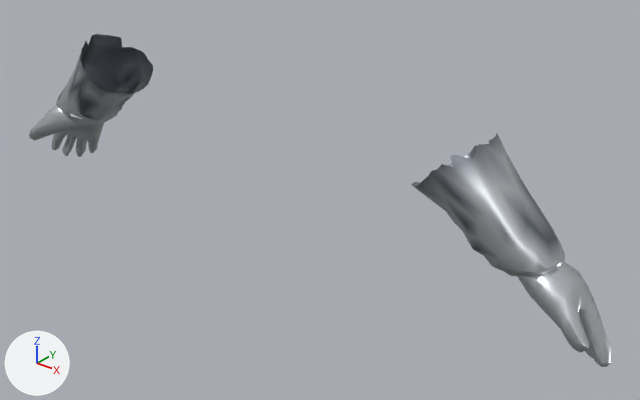
What one commit did to the glTF model assets_src/armor/aydor_1/heavy_a_hands.glb.
The view is the same before and after, from a 50 mm camera at (0.947, -0.974, 1.583) aimed at (0.091, 0.095, 0.92). Every picture has the same lights, and +X, +Y and +Z are marked at lower left. The older version comes first. Vertices at exactly the same position are counted once.

The first picture shows 'heavy_a_hands'.
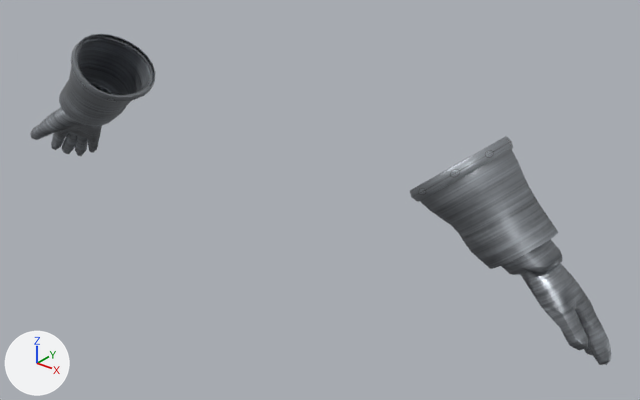
Patch to the scene script:
```diff
--- a/assets_src/armor/aydor_1/heavy_a_hands.glb.py
+++ b/assets_src/armor/aydor_1/heavy_a_hands.glb.py
@@ img_steel_c_png @@
+img_steel_c_png = load_image('steel_c.png', '../textures/steel_c.png', 256, 256, 'sRGB')
@@ img_steel_orm_png @@
+img_steel_orm_png = load_image('steel_orm.png', '../textures/steel_orm.png', 256, 256, 'Non-Color')
@@ img_steel_n_png @@
+img_steel_n_png = load_image('steel_n.png', '../textures/steel_n.png', 256, 256, 'Non-Color')
@@ img_trim_orm_png @@
+img_trim_orm_png = load_image('trim_orm.png', '../textures/trim_orm.png', 128, 64, 'Non-Color')
@@ img_trim_c_png @@
+img_trim_c_png = load_image('trim_c.png', '../textures/trim_c.png', 128, 64, 'sRGB')
@@ img_trim_n_png @@
+img_trim_n_png = load_image('trim_n.png', '../textures/trim_n.png', 128, 64, 'Non-Color')
@@ mat_steel @@
+mat_steel = bpy.data.materials.new('steel')
+# uses the picture img_steel_c_png
+# uses the picture img_steel_n_png
+# uses the picture img_steel_orm_png
@@ mat_trim @@
+mat_trim = bpy.data.materials.new('trim')
+# uses the picture img_trim_c_png
+# uses the picture img_trim_n_png
+# uses the picture img_trim_orm_png
@@ me_heavy_a_hands @@
 # used by ob_heavy_a_hands; location = (0.0, 0.0, 0.0)
-me_heavy_a_hands.from_pydata(...)  # 691 vertices, 1299 faces; spans x -0.633..0.629, y -0.019..0.128, z 0.816..1.132
-me_heavy_a_hands.materials.append(mat_metal)
+me_heavy_a_hands.from_pydata(...)  # 1449 vertices, 2648 faces; spans x -0.63..0.629, y -0.03..0.139, z 0.819..1.129
+# me_heavy_a_hands part 1: the loose piece of 348 vertices spanning x -0.633..-0.318, y -0.019..0.128, z 0.816..1.132 is rebuilt with 288 vertices and now spans x -0.528..-0.323, y -0.025..0.133, z 0.939..1.125, in mat_steel
+# me_heavy_a_hands part 2: the loose piece of 343 vertices spanning x 0.321..0.629, y -0.019..0.127, z 0.82..1.129 is rebuilt with 288 vertices and now spans x 0.325..0.529, y -0.024..0.134, z 0.94..1.126, in mat_steel
+# me_heavy_a_hands part 3: a new loose piece of 318 vertices spanning x -0.63..-0.437, y -0.005..0.12, z 0.819..1.018, in mat_steel
+# me_heavy_a_hands part 4: a new loose piece of 315 vertices spanning x 0.437..0.629, y -0.003..0.118, z 0.822..1.019, in mat_steel
+# me_heavy_a_hands part 5: a new loose piece of 120 vertices spanning x 0.319..0.446, y -0.03..0.139, z 1.019..1.129, in mat_trim
+# me_heavy_a_hands part 6: a new loose piece of 120 vertices spanning x -0.445..-0.318, y -0.03..0.139, z 1.018..1.128, in mat_trim
+me_heavy_a_hands.materials.append(mat_steel)
+me_heavy_a_hands.materials.append(mat_trim)
```

Location of each change, (x1, y1, x2, y2) in pixels of the pictures (640 x 400 px):
'heavy_a_hands', reshaped: before (29, 34, 612, 367); after (30, 34, 612, 365)
part 1 of me_heavy_a_hands, rebuilt (24% narrower, 26% shorter): before (29, 34, 153, 157); after (59, 35, 153, 126)
part 2 of me_heavy_a_hands, rebuilt (31% narrower, 48% shorter): before (411, 134, 612, 367); after (420, 149, 558, 269)
part 3 of me_heavy_a_hands, added: after (30, 82, 112, 156)
part 4 of me_heavy_a_hands, added: after (501, 239, 612, 365)
part 5 of me_heavy_a_hands, added: after (410, 136, 513, 202)
part 6 of me_heavy_a_hands, added: after (71, 34, 156, 102)
